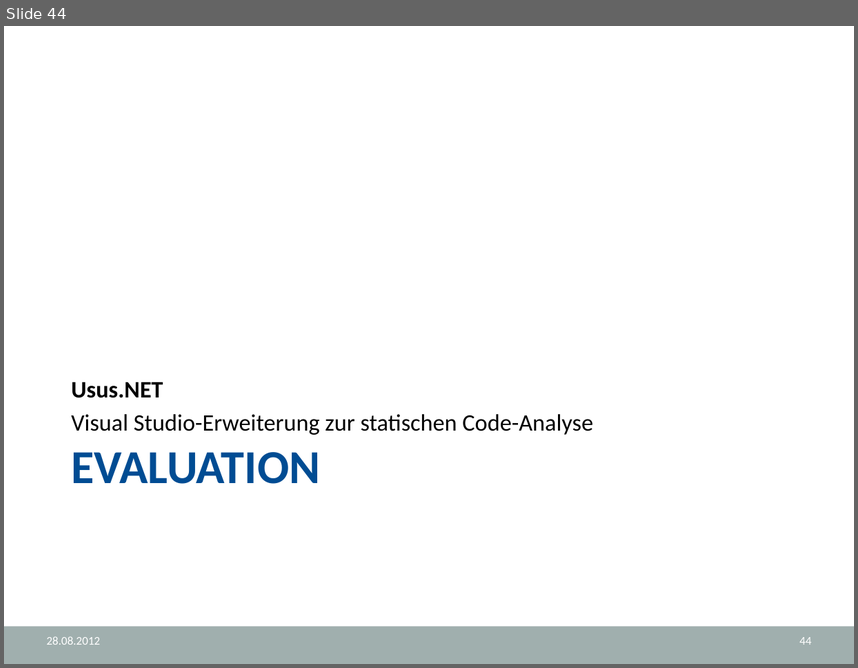
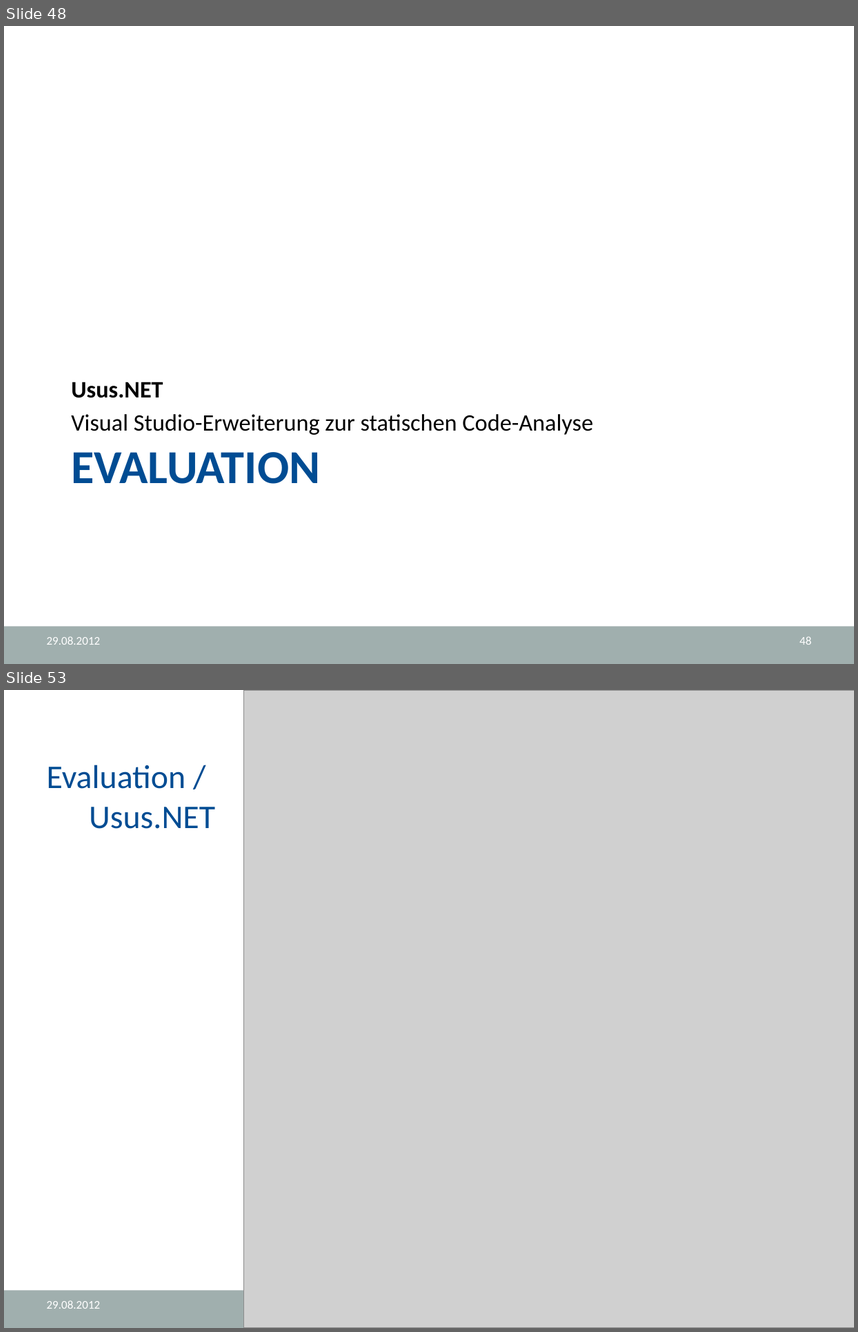
Before and after one commit to halllo/MTSS12, a slide deck: text/Usus.NET.pptx. Shown one above the other, each under a label of ours: slide 44 before the commit, slides 48 and 53 after it; the slides between them are not shown. The pictures are 858x668 and 858x1332 pixels, drawn with LibreOffice and Linux fonts; fonts in the diff are those of the drawing; grey boxes stand for pictures; background and template pictures are left out. Boxes give left, top, right and bottom in pixels: in the first picture for what was removed or moved away, otherwise in the second. Text is boxed around its words. In the diff, an @@ line names an element or a change of style, - is before the commit and + after.

```diff
--- a/text/Usus.NET.pptx
+++ b/text/Usus.NET.pptx
@@ slide 53 added at (4, 690, 854, 1328), background #FFFFFF; not listed: 1 template element that a slide beside it also shows @@
@@ picture added at (243, 690, 854, 1328) @@
@@ title added at (47, 765, 215, 829), 28 pt, text #004C93 @@
+Evaluation /
+Usus.NET
@@ text added at (47, 1300, 101, 1308), 10 pt, text #FFFFFF @@
+29.08.2012
@@ what was slide 44 is now slide 48 @@
@@ slide 48 changed as well @@
@@ text at (47, 636, 101, 644): text changed @@
-28.08.2012
+29.08.2012
@@ page number at (800, 636, 811, 644): text changed @@
-44
+48
```
Also in this commit, not shown: 44 other slides changed, 11 other slides added.
